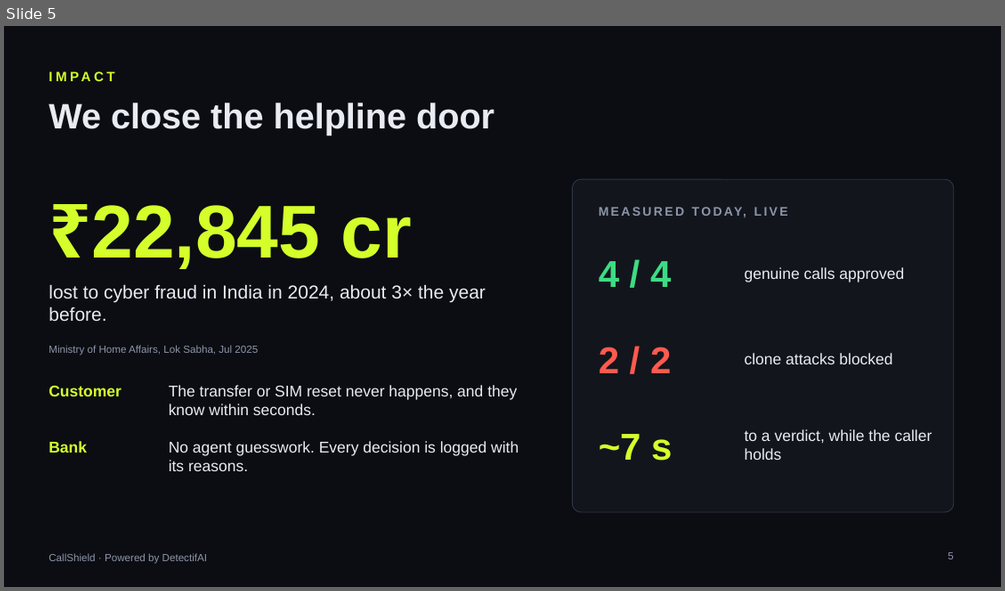
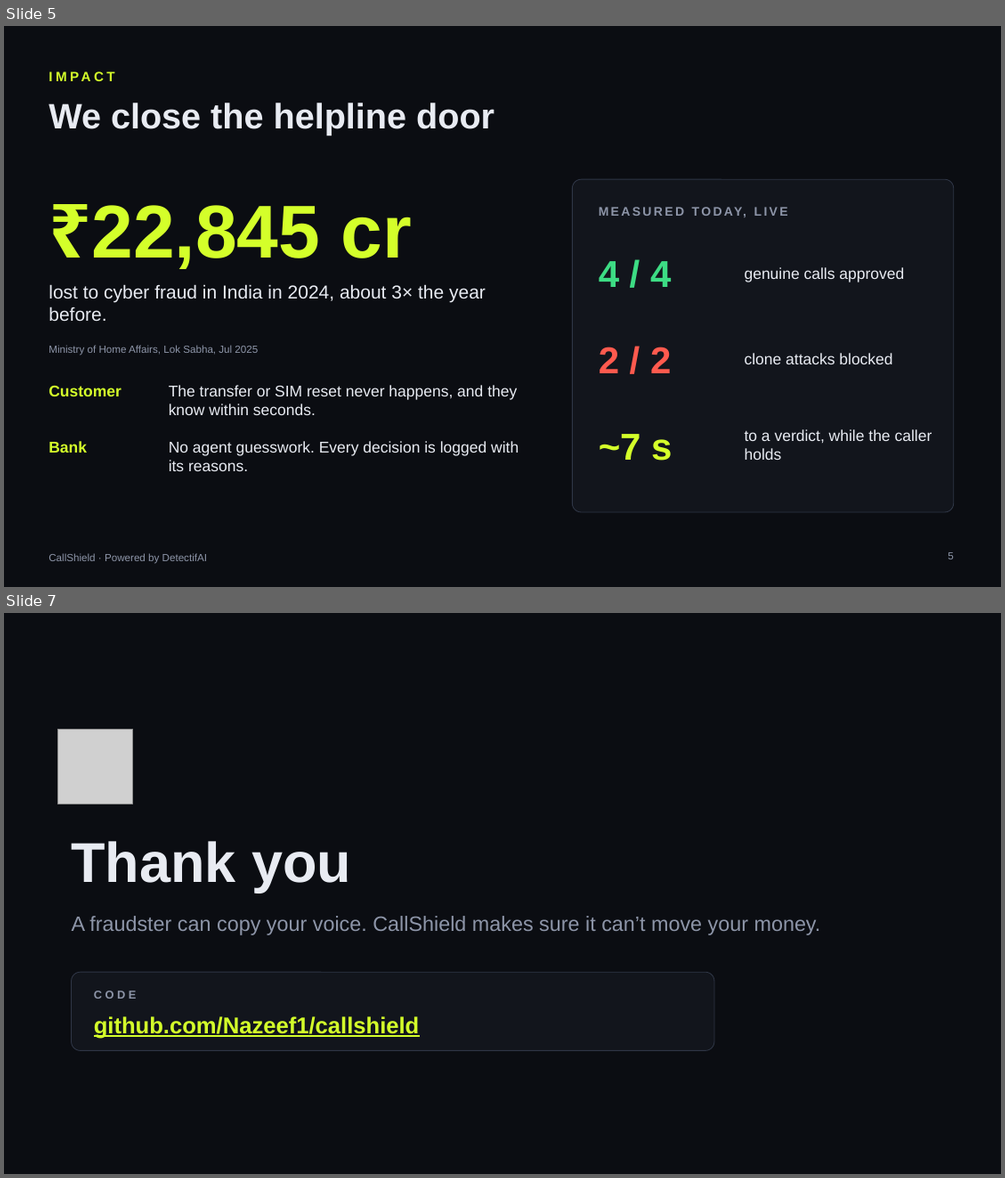
Before and after one commit to Nazeef1/callshield, a slide deck: pitch/CallShield_Final.pptx. Shown one above the other, each under a label of ours: slide 5 before the commit, slides 5 and 7 after it; the slides between them are not shown. The pictures are 1005x591 and 1005x1178 pixels, drawn with LibreOffice and Linux fonts; fonts in the diff are those of the drawing; grey boxes stand for pictures. Boxes give left, top, right and bottom in pixels: in the first picture for what was removed or moved away, otherwise in the second. Text is boxed around its words. In the diff, an @@ line names an element or a change of style, - is before the commit and + after.

Commit message:
Deck: closing slide with the GitHub link; drop judge Q&A and the old Day 1 pitch files

```diff
--- a/pitch/CallShield_Final.pptx
+++ b/pitch/CallShield_Final.pptx
@@ slide 7 added at [4, 613, 1001, 1174], background #0B0D12 @@
@@ picture added at [57, 729, 133, 803] @@
@@ text added at [72, 841, 351, 892], 54 pt, text #E8EBF2, bold @@
+Thank you
@@ text added at [72, 916, 821, 935], 20 pt, text #8D95A8 @@
+A fraudster can copy your voice. CallShield makes sure it can’t move your money.
@@ rounded rectangle added at [72, 972, 714, 1051], fill #12151C, outline #2F3646 0.75 pt @@
@@ text added at [94, 990, 137, 998], 11 pt, text #8D95A8, bold @@
+CODE
@@ text added at [94, 1016, 420, 1038], 22 pt, text #D4FF2A, bold, underline @@
+github.com/Nazeef1/callshield
```
Also in this commit, not shown: 10 other files.
